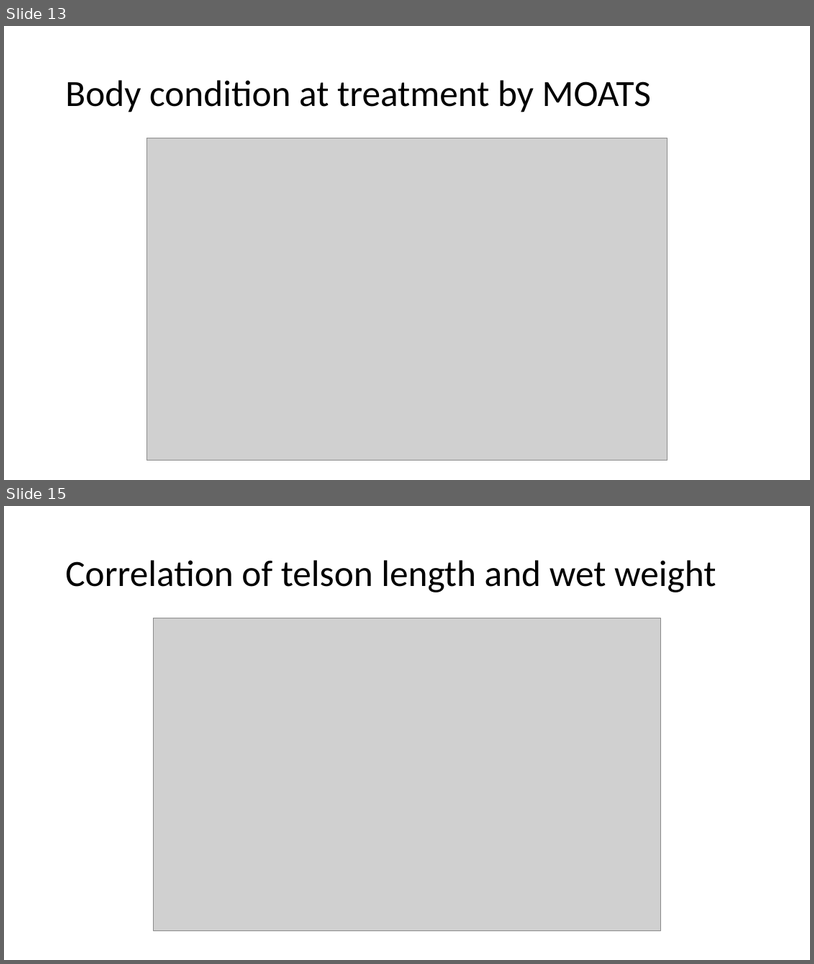
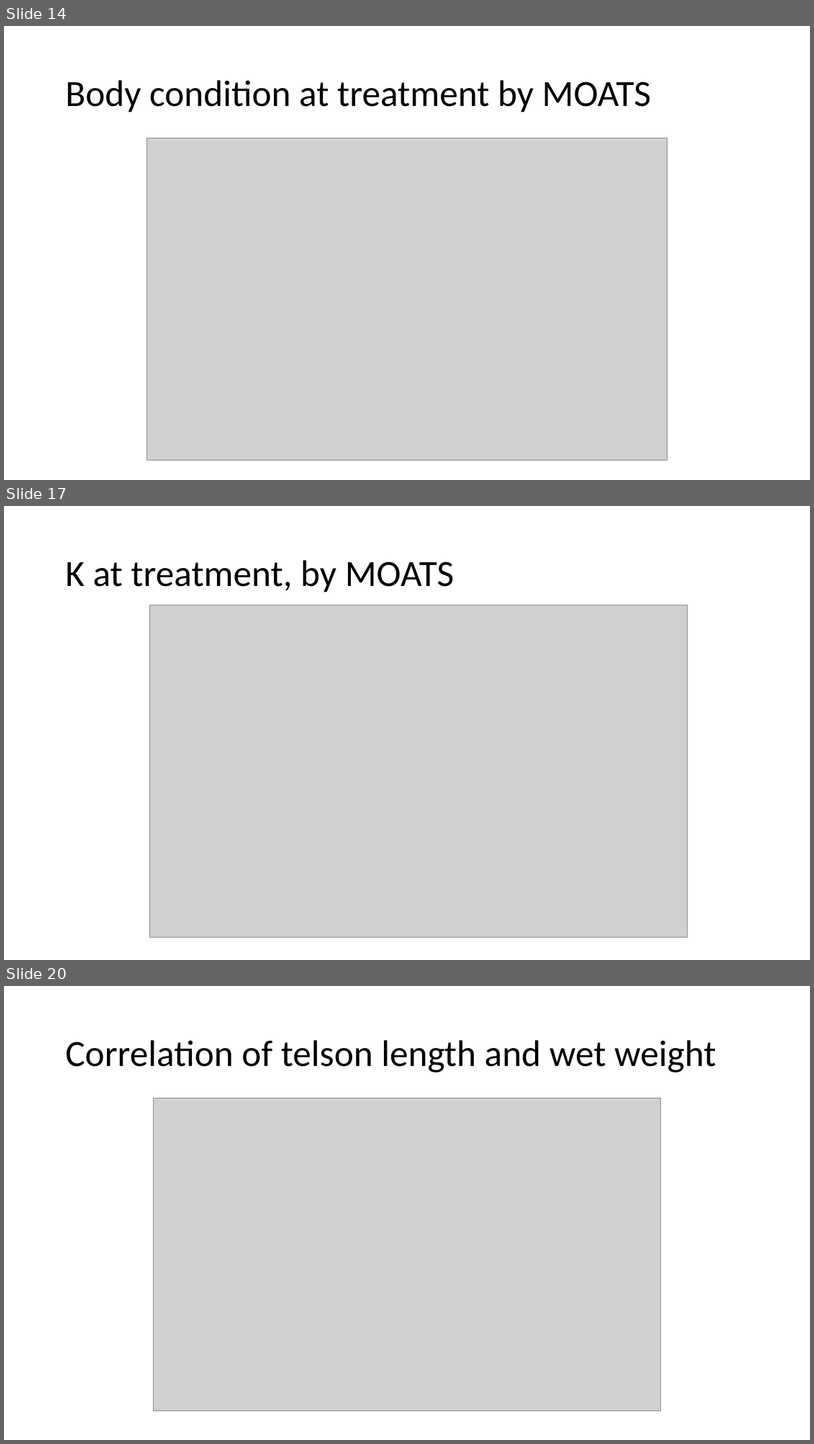
Before and after one commit to NWFSC-OA-lab/krill_size_2019, a slide deck: Krill size plots.pptx. Shown one above the other, each under a label of ours: slides 13 and 15 before the commit, slides 14, 17 and 20 after it; the slides between them are not shown. The pictures are 814x964 and 814x1444 pixels, drawn with LibreOffice and Linux fonts; fonts in the diff are those of the drawing; grey boxes stand for pictures. Boxes give left, top, right and bottom in pixels: in the first picture for what was removed or moved away, otherwise in the second. Text is boxed around its words. In the diff, an @@ line names an element or a change of style, - is before the commit and + after.

```diff
--- a/Krill size plots.pptx
+++ b/Krill size plots.pptx
@@ slide 17 added at (4, 506, 810, 960), background #FFFFFF @@
@@ title added at (65, 560, 454, 592), 44 pt, text #000000 @@
+K at treatment, by MOATS
@@ picture added at (149, 605, 687, 937) @@
@@ what was slide 13 is now slide 14 @@
@@ what was slide 15 is now slide 20 @@
```
Also in this commit, not shown: 2 slides changed, 9 other slides added, 2 other files.
